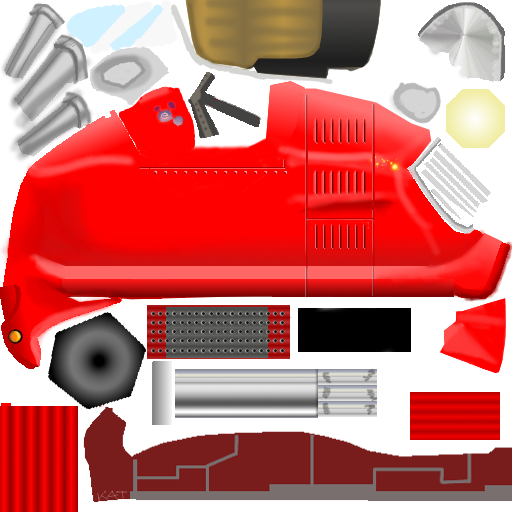
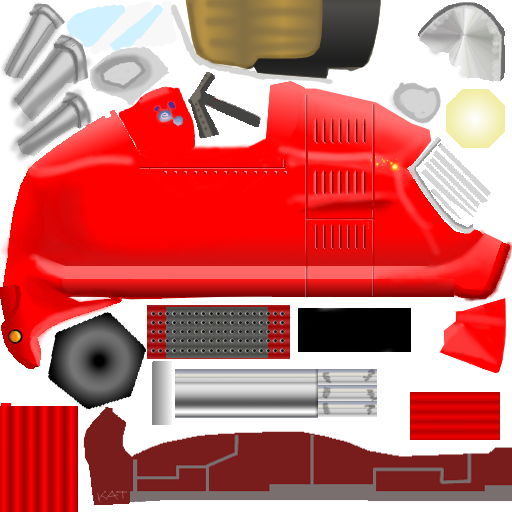
Two versions of the same layered image (512 × 512). Layer-by-layer changes:
"attenuationlogo": opacity 100% → 60% over [153, 100, 184, 127]
renamed "feux" to "details", painted on it over [94, 100, 184, 502]
painted on "Color" over [93, 499, 160, 505]
